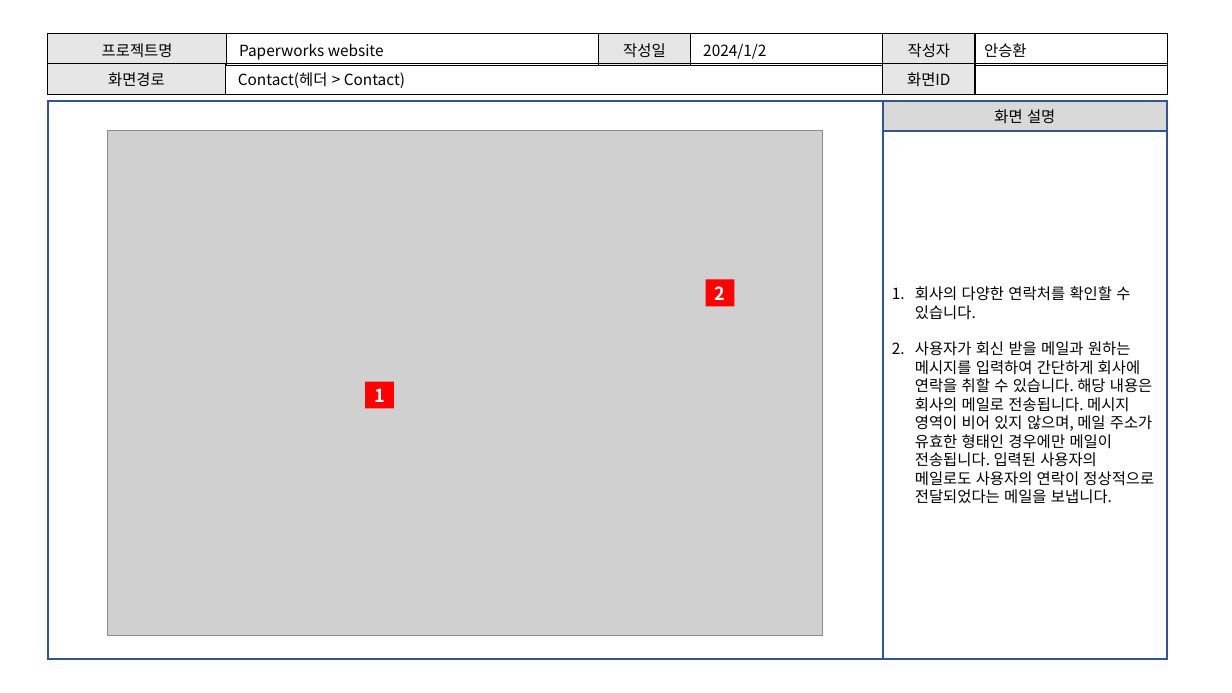
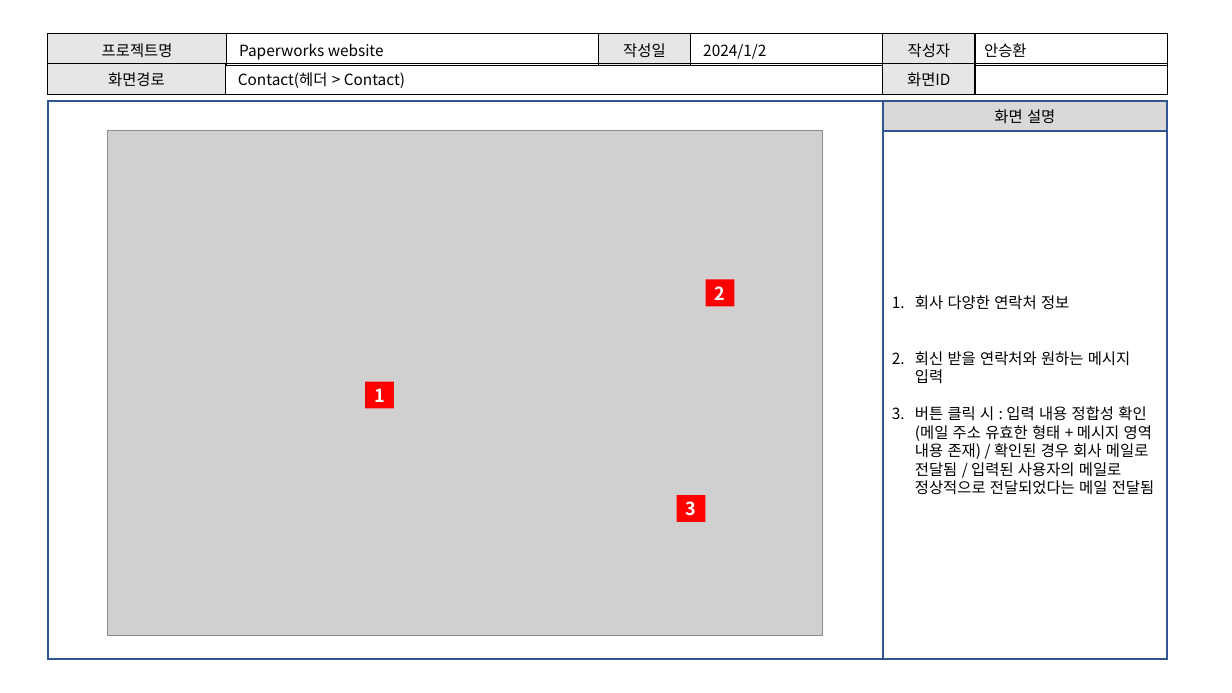
Before and after one commit to Awhn/paperworksweb, a slide deck: slide 8 of docs/코멘토_기획_화면설계서 양식.pptx. Drawn at 1232x693 pixels with LibreOffice and Linux fonts; fonts in the diff are those of the drawing; grey boxes stand for pictures. Boxes give left, top, right and bottom in pixels: in the first picture for what was removed or moved away, otherwise in the second. Text is boxed around its words. In the diff, an @@ line names an element or a change of style, - is before the commit and + after.

```diff
--- a/docs/코멘토_기획_화면설계서 양식.pptx
+++ b/docs/코멘토_기획_화면설계서 양식.pptx
@@ text in rectangle at (x1=915, y1=295, x2=1154, y2=495): text changed @@
-1. 회사의 다양한 연락처를 확인할 수 있습니다.
-2. 사용자가 회신 받을 메일과 원하는 메시지를 입력하여 간단하게 회사에 연락을 취할 수 있습니다. 해당 내용은 회사의 메일로 전송됩니다. 메시지 영역이 비어 있지 않으며, 메일 주소가 유효한 형태인 경우에만 메일이 전송됩니다. 입력된 사용자의 메일로도 사용자의 연락이 정상적으로 전달되었다는 메일을 보냅니다.
+1. 회사 다양한 연락처 정보
+2. 회신 받을 연락처와 원하는 메시지 입력
+3. 버튼 클릭 시 : 입력 내용 정합성 확인(메일 주소 유효한 형태 + 메시지 영역 내용 존재) / 확인된 경우 회사 메일로 전달됨 / 입력된 사용자의 메일로 정상적으로 전달되었다는 메일 전달됨
@@ rectangle added at (x1=677, y1=495, x2=705, y2=522), fill #FF0000, 14 pt, text #FFFFFF, bold @@
+3
```
Also in this commit, not shown: 6 other slides changed, 1 slide added, 23 other files.
